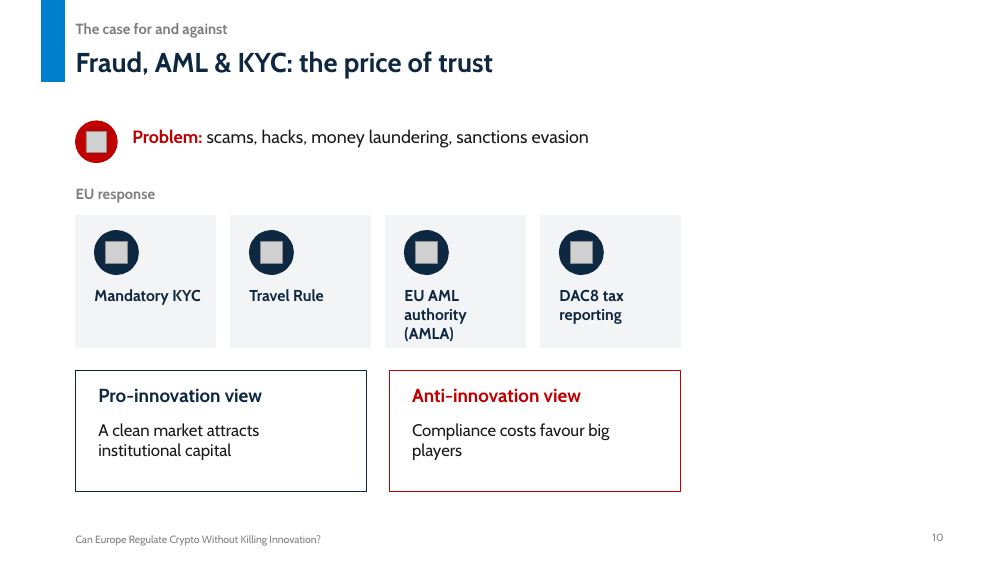
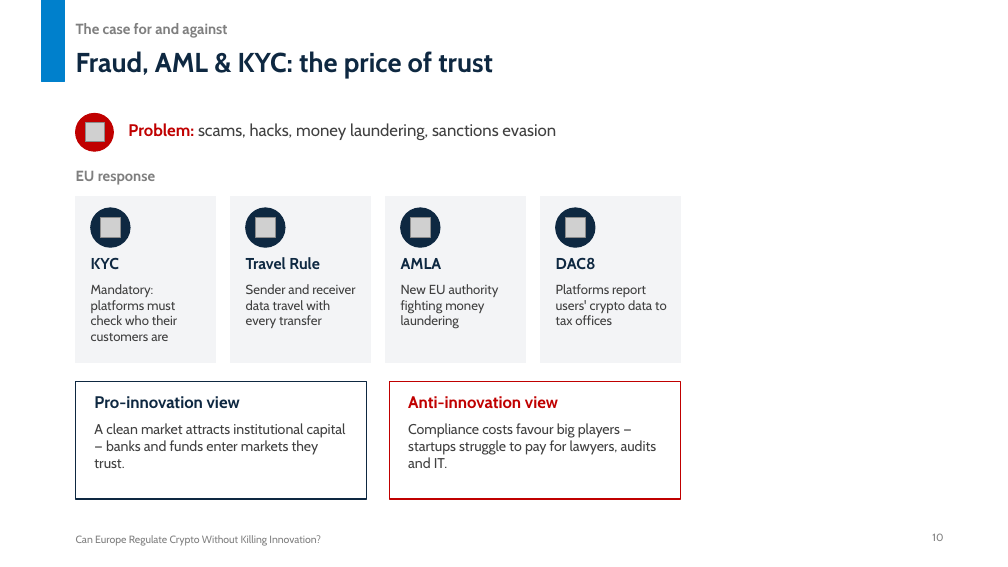
Before and after one commit to untitl333d/-frontend-slides, a slide deck: slide 10 of presentations/mica-seminar/MiCA_Crypto_Regulation_Seminar.pptx. Drawn at 1008x567 pixels with LibreOffice and Linux fonts; fonts in the diff are those of the drawing; grey boxes stand for pictures. Boxes give left, top, right and bottom in pixels: in the first picture for what was removed or moved away, otherwise in the second. Text is boxed around its words. In the diff, an @@ line names an element or a change of style, - is before the commit and + after.

```diff
--- a/presentations/mica-seminar/MiCA_Crypto_Regulation_Seminar.pptx
+++ b/presentations/mica-seminar/MiCA_Crypto_Regulation_Seminar.pptx
@@ ellipse: place and size @@
-ellipse at [76, 121, 117, 163]
+ellipse at [76, 113, 113, 151]
@@ text "Problem: scams, hacks, money laundering, ..." at [128, 123, 556, 140]: size 17 to 16 pt; text colour #1A1A1A to #404040 in "scams, hacks, money laundering, sanctions evasion" @@
@@ picture: place and size @@
-picture at [86, 132, 107, 153]
+picture at [85, 123, 104, 141]
@@ text "EU response": place and size @@
-text "EU response" at [76, 189, 155, 203]
+text "EU response" at [76, 171, 155, 185]
@@ rectangle: place and size @@
-rectangle at [76, 216, 216, 348]
+rectangle at [76, 197, 216, 363]
@@ ellipse: place and size @@
-ellipse at [95, 231, 138, 274]
+ellipse at [91, 208, 130, 247]
@@ rectangle: place and size @@
-rectangle at [231, 216, 371, 348]
+rectangle at [231, 197, 371, 363]
@@ ellipse: place and size @@
-ellipse at [250, 231, 293, 274]
+ellipse at [246, 208, 285, 247]
@@ rectangle: place and size @@
-rectangle at [386, 216, 526, 348]
+rectangle at [386, 197, 526, 363]
@@ ellipse: place and size @@
-ellipse at [405, 231, 448, 274]
+ellipse at [401, 208, 440, 247]
@@ rectangle: place and size @@
-rectangle at [541, 216, 681, 348]
+rectangle at [541, 197, 681, 363]
@@ ellipse: place and size @@
-ellipse at [560, 231, 603, 274]
+ellipse at [556, 208, 595, 247]
@@ 4 pictures: place and size @@
-4 pictures at [106, 241, 592, 263]
+4 pictures at [101, 218, 585, 237]
@@ text at [91, 257, 119, 270]: text changed @@
-Mandatory KYC
+KYC
@@ text "Travel Rule": place and size @@
-text "Travel Rule" at [249, 289, 324, 301]
+text "Travel Rule" at [246, 257, 320, 269]
@@ text added at [401, 258, 442, 269], 15 pt, text #0E2841, bold @@
+AMLA
@@ text at [556, 257, 596, 270]: text changed @@
-DAC8 tax reporting
+DAC8
@@ text added at [91, 284, 177, 341], 12.5 pt, text #404040 @@
+Mandatory: platforms must check who their customers are
@@ text added at [246, 284, 355, 328], 12.5 pt, text #404040 @@
+Sender and receiver data travel with every transfer
@@ text at [401, 284, 499, 329]: text changed; size 15 to 12.5 pt; text colour #0E2841 to #404040; bold off @@
-EU AML authority (AMLA)
+New EU authority fighting money laundering
@@ text added at [556, 284, 667, 325], 12.5 pt, text #404040 @@
+Platforms report users' crypto data to tax offices
@@ rectangle: place and size @@
-rectangle at [76, 371, 367, 492]
+rectangle at [76, 382, 367, 499]
@@ rectangle: place and size @@
-rectangle at [389, 371, 681, 492]
+rectangle at [389, 382, 681, 499]
@@ text "Pro-innovation view": place and size @@
-text "Pro-innovation view" at [98, 388, 262, 403]
+text "Pro-innovation view" at [94, 396, 240, 409]
@@ text "Pro-innovation view" at [94, 396, 240, 409]: size 18 to 16 pt @@
@@ text "Anti-innovation view" at [408, 396, 558, 409]: size 18 to 16 pt @@
@@ text "Anti-innovation view": place and size @@
-text "Anti-innovation view" at [412, 388, 581, 403]
+text "Anti-innovation view" at [408, 396, 558, 409]
@@ text at [94, 423, 346, 468]: text changed; size 16 to 13.5 pt; text colour #1A1A1A to #404040 @@
-A clean market attracts institutional capital
+A clean market attracts institutional capital — banks and funds enter markets they trust.
@@ text at [408, 423, 657, 468]: text changed; size 16 to 13.5 pt; text colour #1A1A1A to #404040 @@
-Compliance costs favour big players
+Compliance costs favour big players — startups struggle to pay for lawyers, audits and IT.
```
Also in this commit, not shown: 13 other slides changed, 1 other file.
